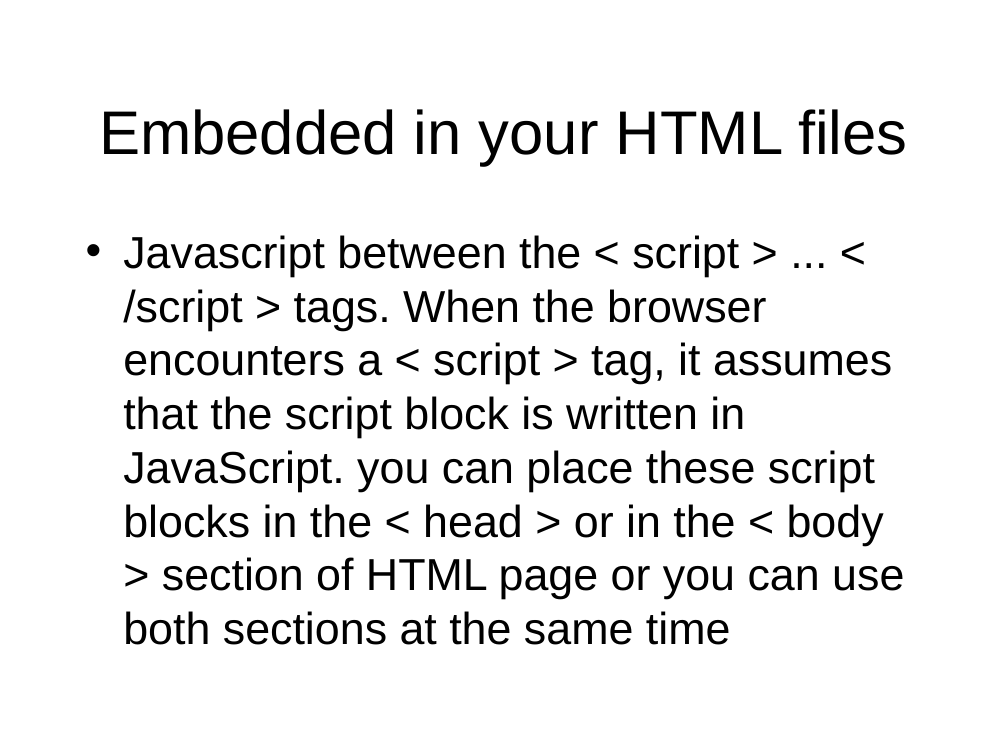
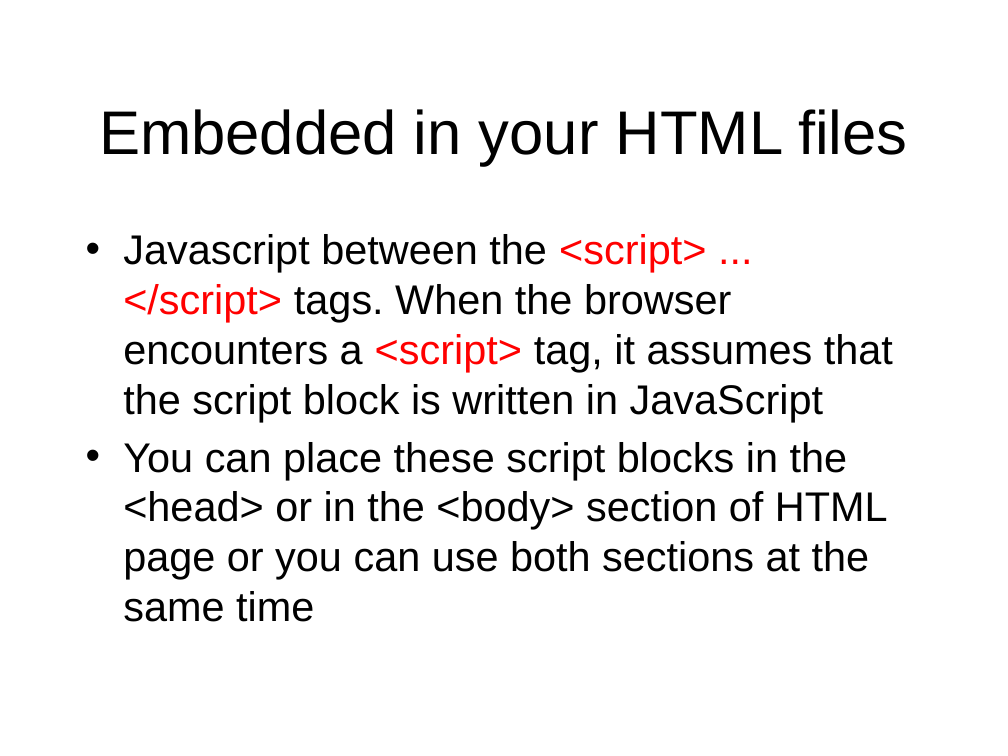
Before and after one commit to octaviordz/zjnu2017.github.io, a slide deck: slide 24 of WAD/lectures/080--Dynamic.vs.Static.Websites.pptx (slide 18 before the commit). Drawn at 1008x756 pixels with LibreOffice and Linux fonts; fonts in the diff are those of the drawing. Boxes give left, top, right and bottom in pixels: in the first picture for what was removed or moved away, otherwise in the second. Text is boxed around its words. In the diff, an @@ line names an element or a change of style, - is before the commit and + after.

Commit message:
Slide updates.

```diff
--- a/WAD/lectures/080--Dynamic.vs.Static.Websites.pptx
+++ b/WAD/lectures/080--Dynamic.vs.Static.Websites.pptx
@@ text at [123, 234, 893, 622]: text changed; size 32 to 29.6 pt @@
-• Javascript between the < script > ... < /script > tags. When the browser encounters a < script > tag, it assumes that the script block is written in JavaScript. you can place these script blocks in the < head > or in the < body > section of HTML page or you can use both sections at the same time
+• Javascript between the <script> ... </script> tags. When the browser encounters a <script> tag, it assumes that the script block is written in JavaScript
+• You can place these script blocks in the <head> or in the <body> section of HTML page or you can use both sections at the same time
```
Also in this commit, not shown: 7 other slides changed, 10 slides added.
